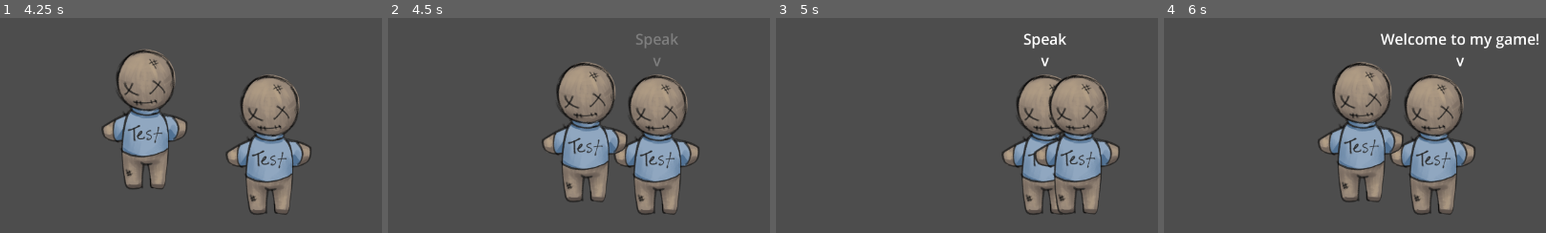
Above: before the commit, frames 1-4 (left to right).
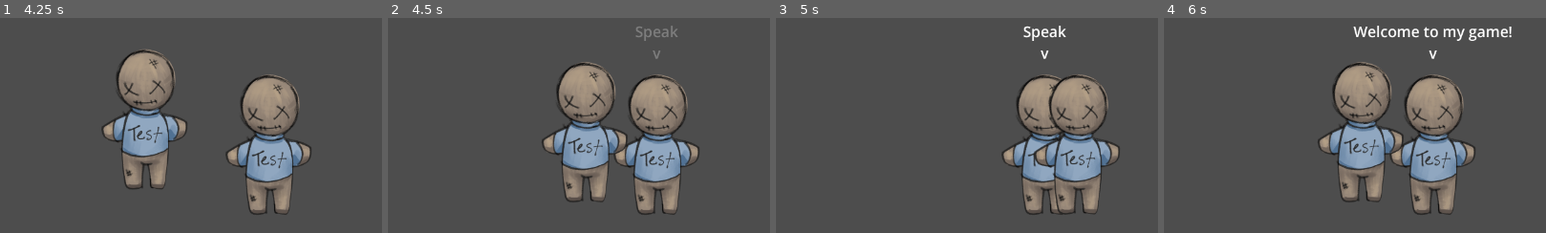
Above: after the commit, the same moments.

Repository: straysailor/toybox-gamejam-2025
Game: Godot game, scene res://scenes/main_menu.tscn
The game is run twice, just before and just after one commit, with the same random seed, the same clock (stepped at 60 frames per second) and the same inputs.
Inputs:
- Up to frame 1 (4.25 s): click "Start" at 0.5 s; tap Enter (ui_accept) at 1.25, 1.52, 2.27, 3.77 s; hold W (interact) 1.28-2.03 s; hold Right (ui_right) 1.28-2.78 s; tap W (interact) at 2.1, 3.6 s; hold Left (ui_left) 2.78-3.53 s; hold W (interact) 2.78-3.53 s; hold Right (ui_right) from 3.53 s (still down)
- Up to frame 2 (4.5 s): keep holding Right (ui_right); hold W (interact) from 4.28 s (still down)
- Up to frame 3 (5 s): keep holding Right (ui_right); keep holding W (interact); tap Enter (ui_accept) at 4.52 s
- Up to frame 4 (6 s): release Right (ui_right) at 5.03 s; release W (interact) at 5.03 s; hold Left (ui_left) 5.03-5.78 s; tap W (interact) at 5.1 s; tap Enter (ui_accept) at 5.27 s; hold Right (ui_right) from 5.78 s (still down); hold W (interact) from 5.78 s (still down)
The pictures show only the part of the screen within x 36-86%, y 38-88%; the shares and areas given below are measured in that part.

Frame 1 is identical in both runs. In frame 2, 0.4% of the frame differs, in the area x 65-76%, y 3-23%; in frame 3, 0.6%; in frame 4, 2.0%, in the area x 49-98%, y 3-23%.

Commit message:
Fixed numerous interacts being required to advance quest and fixed NPC label centering.

Diff:
--- a/scenes/npc.tscn
+++ b/scenes/npc.tscn
@@ -88,10 +88,17 @@
 shape = SubResource("RectangleShape2D_hwkja")
 
 [node name="InteractIndicator" type="Label" parent="."]
-offset_left = -175.0
-offset_top = -397.0
-offset_right = 177.0
-offset_bottom = -277.0
+anchors_preset = 8
+anchor_left = 0.5
+anchor_top = 0.5
+anchor_right = 0.5
+anchor_bottom = 0.5
+offset_left = -176.0
+offset_top = -422.0
+offset_right = 176.0
+offset_bottom = -281.0
+grow_horizontal = 2
+grow_vertical = 2
 text = "Speak
 v"
 label_settings = SubResource("LabelSettings_rv78h")
--- a/scripts/npc.gd
+++ b/scripts/npc.gd
@@ -37,3 +37,4 @@
 	next_text = dialogue.next_dialogue()
 	if dialogue.check_fulfilled():
 		dialogue = DialogueManager.get_dialogue(char_name)
+		next_text = dialogue.next_dialogue()
